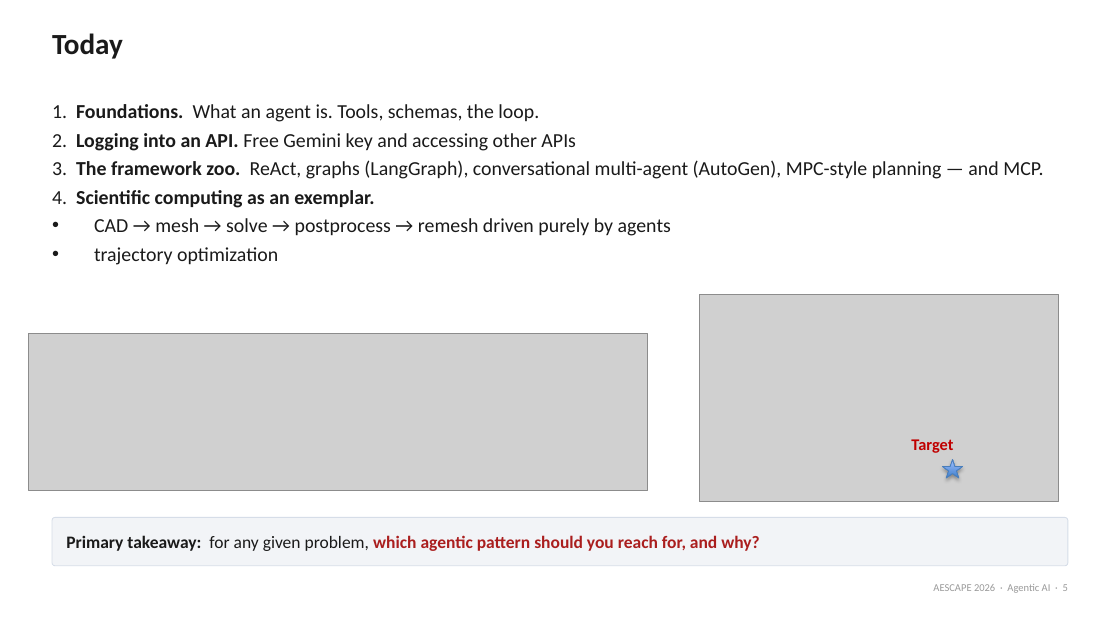
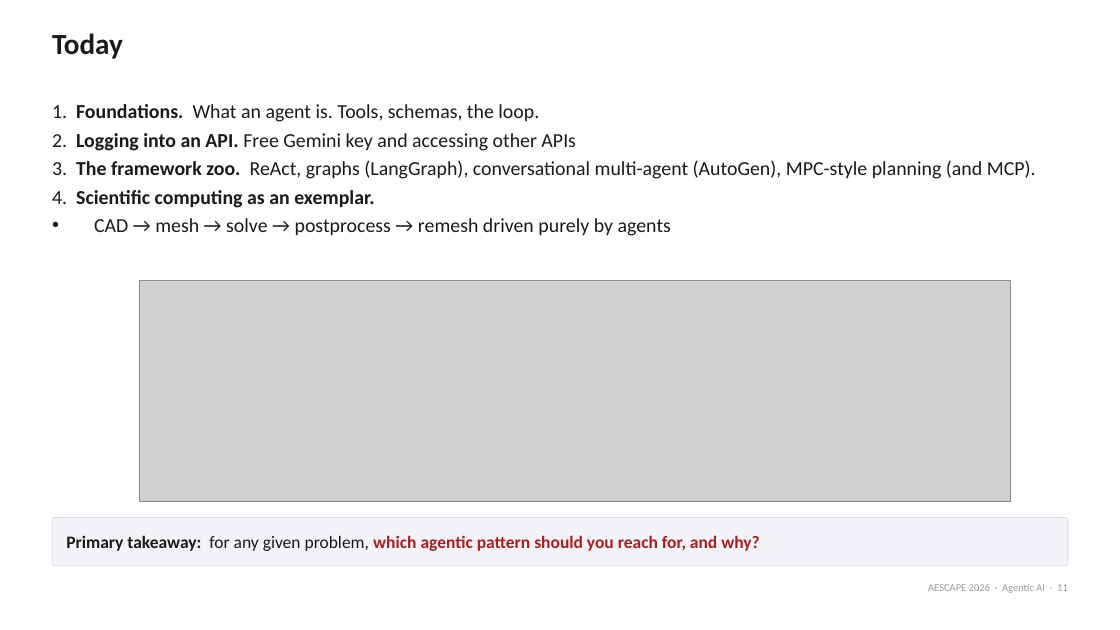
Before and after one commit to natrask/AESCAPE, a slide deck: slide 11 of slides/agentic_ai_intro.pptx (slide 5 before the commit). Drawn at 1120x630 pixels with LibreOffice and Linux fonts; fonts in the diff are those of the drawing; grey boxes stand for pictures. Boxes give left, top, right and bottom in pixels: in the first picture for what was removed or moved away, otherwise in the second. Text is boxed around its words. In the diff, an @@ line names an element or a change of style, - is before the commit and + after.

```diff
--- a/slides/agentic_ai_intro.pptx
+++ b/slides/agentic_ai_intro.pptx
@@ text at bbox=[52, 160, 1036, 179]: text changed @@
-3. The framework zoo. ReAct, graphs (LangGraph), conversational multi-agent (AutoGen), MPC-style planning — and MCP.
+3. The framework zoo. ReAct, graphs (LangGraph), conversational multi-agent (AutoGen), MPC-style planning (and MCP).
@@ text at bbox=[94, 247, 278, 265]: paragraph removed @@
-• trajectory optimization
@@ picture: place and size @@
-picture at bbox=[29, 334, 648, 492]
+picture at bbox=[139, 281, 1011, 502]
@@ picture removed at bbox=[699, 294, 1059, 502] @@
@@ text removed at bbox=[911, 439, 953, 453] @@
-Target
@@ star removed at bbox=[943, 460, 963, 478] @@
@@ text at bbox=[928, 584, 1068, 593]: text changed @@
-AESCAPE 2026 · Agentic AI · 5
+AESCAPE 2026 · Agentic AI · 11
```
Also in this commit, not shown: 23 other slides changed, 10 slides added, 17 slides removed, 1 other file.
